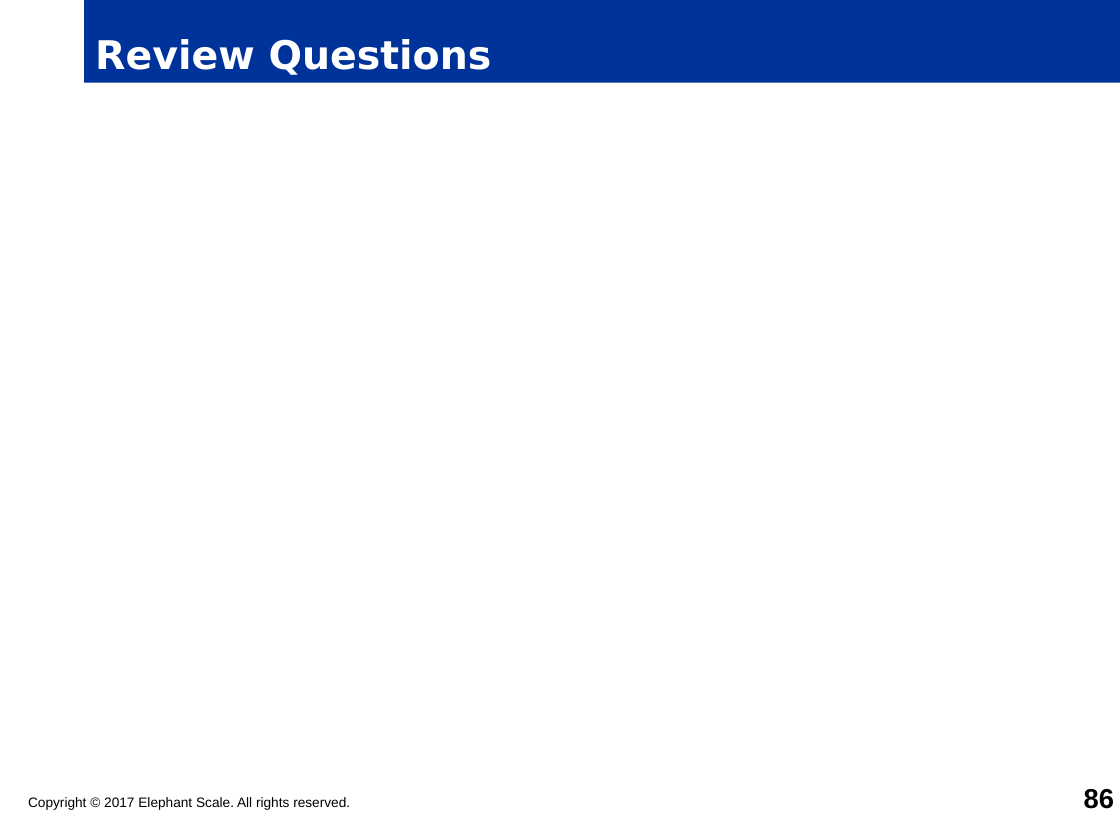
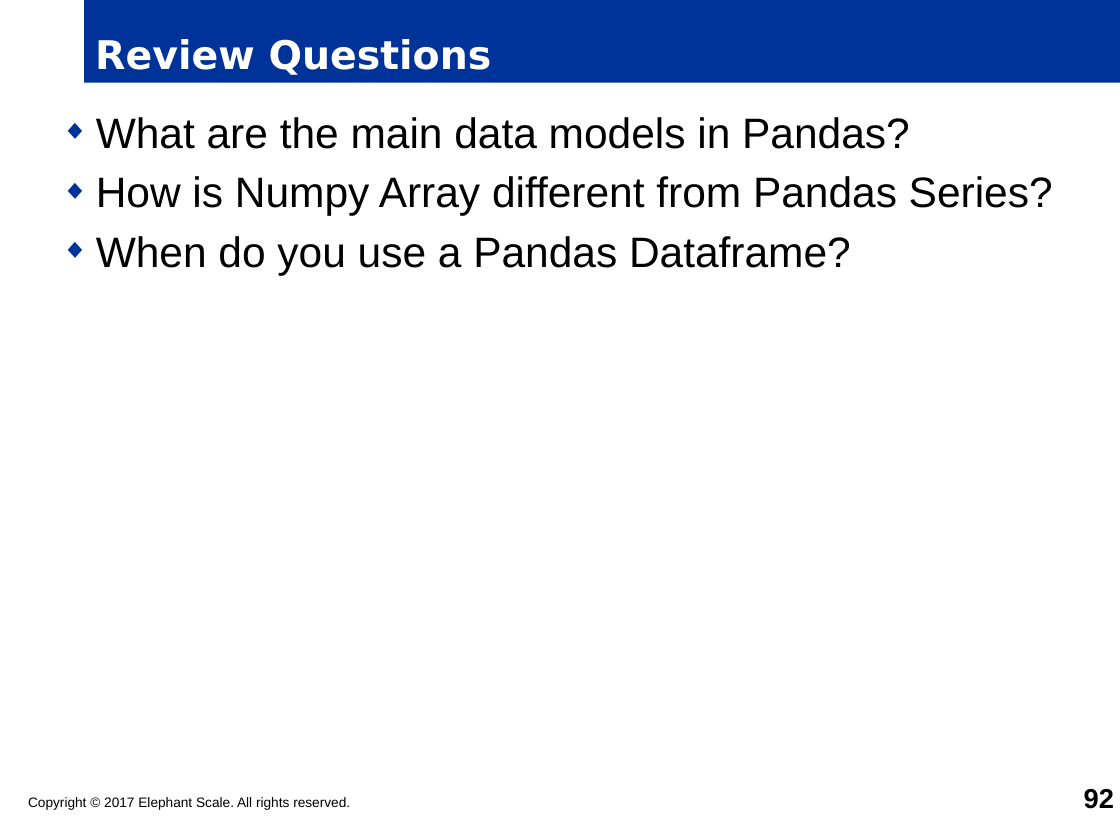
Before and after one commit to timfox456/container-resources, a slide deck: slide 92 of python/python-master/PYTHON-Pandas.pptx (slide 86 before the commit). Drawn at 1120x820 pixels with LibreOffice and Linux fonts; fonts in the diff are those of the drawing; background and template pictures are left out. Boxes give left, top, right and bottom in pixels: in the first picture for what was removed or moved away, otherwise in the second. Text is boxed around its words. In the diff, an @@ line names an element or a change of style, - is before the commit and + after.

```diff
--- a/python/python-master/PYTHON-Pandas.pptx
+++ b/python/python-master/PYTHON-Pandas.pptx
@@ text added at [96, 117, 1053, 275], 28 pt, text #000000 @@
+◆ What are the main data models in Pandas?
+◆ How is Numpy Array different from Pandas Series?
+◆ When do you use a Pandas Dataframe?
@@ page number at [1084, 789, 1114, 809]: text changed @@
-86
+92
```
Also in this commit, not shown: 1 other slide changed, 6 slides added, 3 other files.
